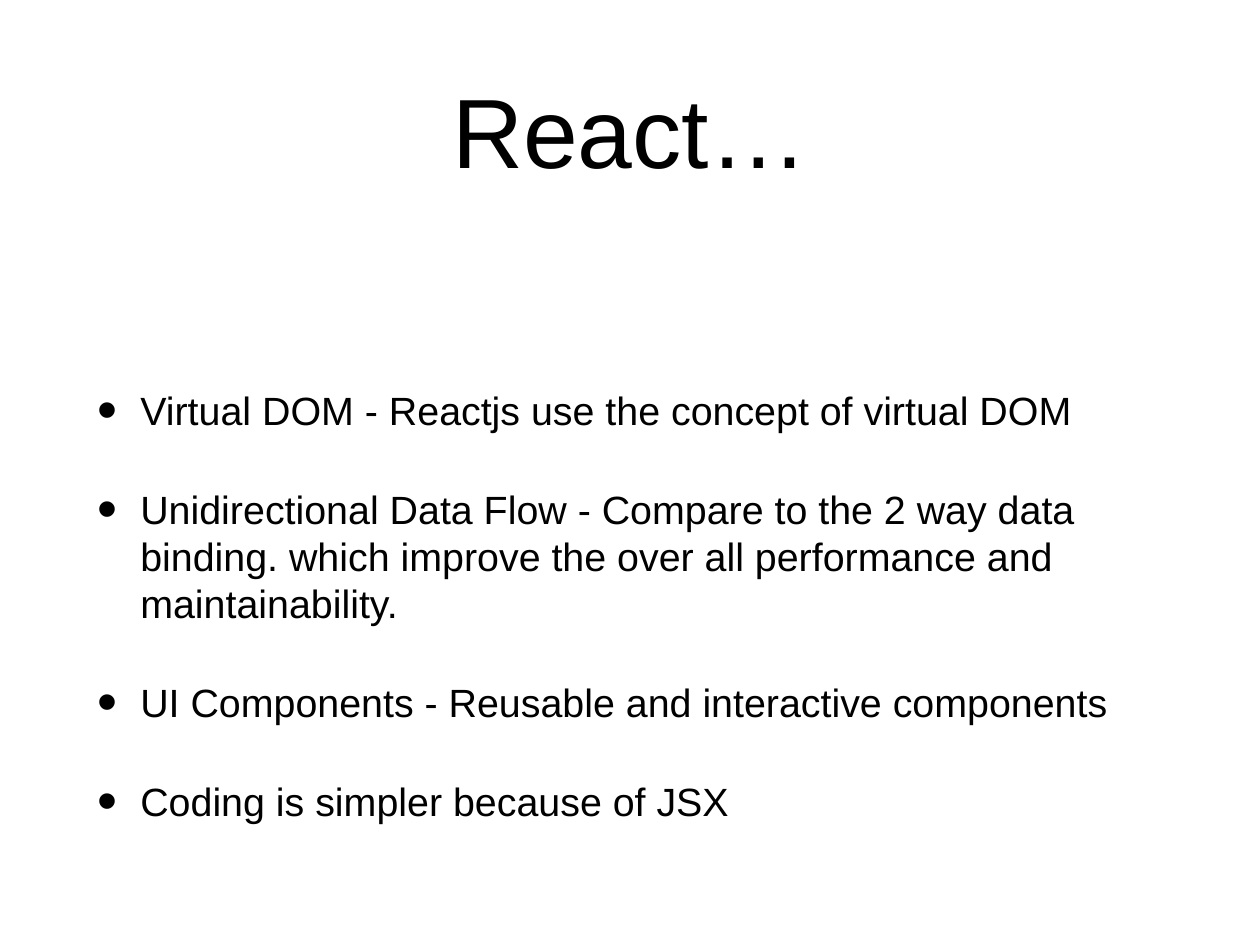
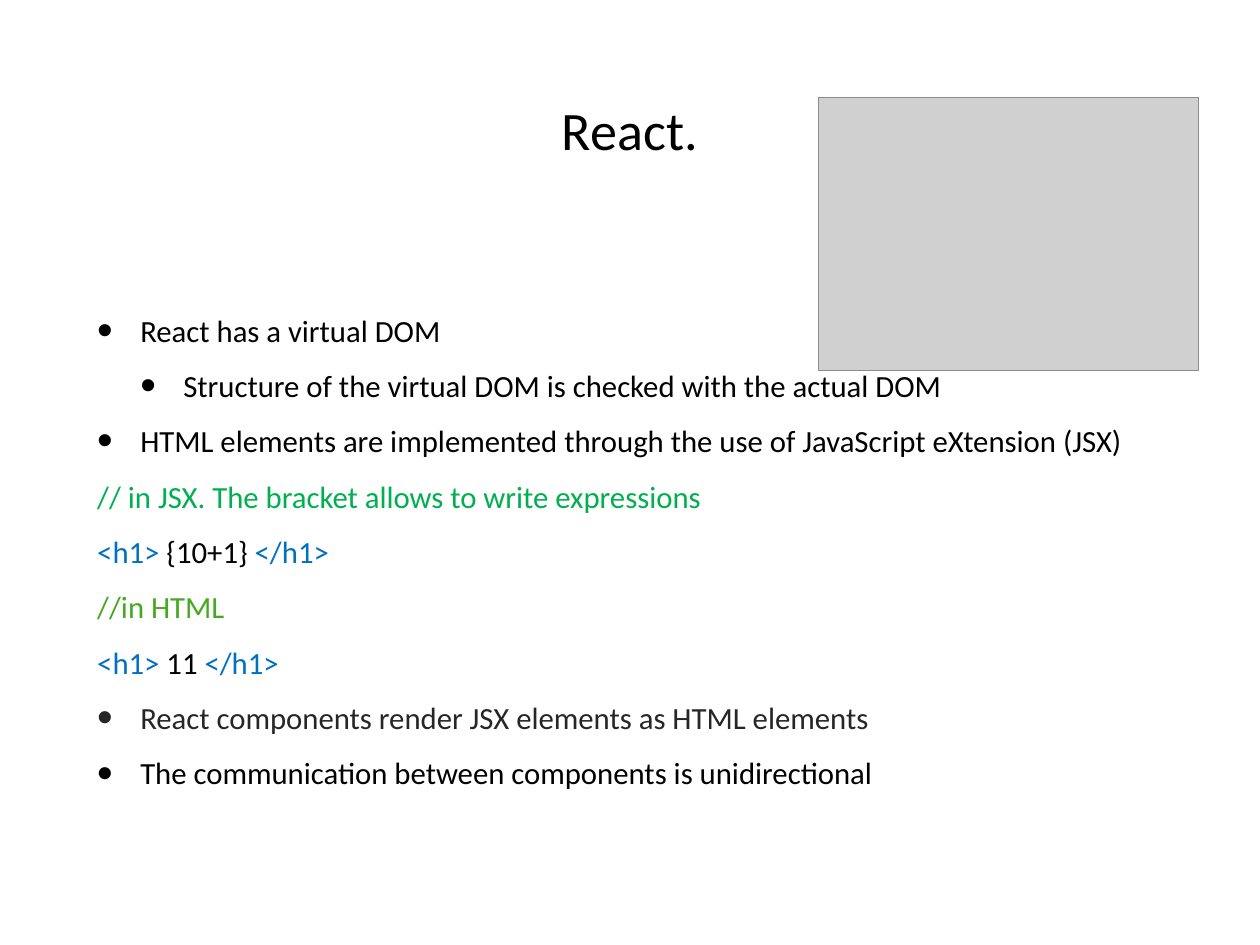
Before and after one commit to hogeschool/Development-5, a slide deck: slide 18 of Lectures/Lecture6/Lesson6.pptx (slide 8 before the commit). Drawn at 1260x945 pixels with LibreOffice and Linux fonts; fonts in the diff are those of the drawing; grey boxes stand for pictures. Boxes give left, top, right and bottom in pixels: in the first picture for what was removed or moved away, otherwise in the second. Text is boxed around its words. In the diff, an @@ line names an element or a change of style, - is before the commit and + after.

```diff
--- a/Lectures/Lecture6/Lesson6.pptx
+++ b/Lectures/Lecture6/Lesson6.pptx
@@ title at <box>562,115,698,151</box>: text changed; size 80 to 44 pt; font Arial to Calibri @@
-React…
+React.
@@ picture added at <box>819,97,1199,370</box> @@
@@ text "React has a virtual DOM" at <box>97,320,1121,789</box>: vertical alignment middle to top @@
@@ text at <box>97,320,1121,789</box>: text changed; size 32 to 25 pt; font Arial to Calibri @@
-• Virtual DOM - Reactjs use the concept of virtual DOM
-• Unidirectional Data Flow - Compare to the 2 way data binding. which improve the over all performance and maintainability.
-• UI Components - Reusable and interactive components
-• Coding is simpler because of JSX
+• React has a virtual DOM
+  • Structure of the virtual DOM is checked with the actual DOM
+• HTML elements are implemented through the use of JavaScript eXtension (JSX)
+// in JSX. The bracket allows to write expressions
+<h1> {10+1} </h1>
+//in HTML
+<h1> 11 </h1>
+• React components render JSX elements as HTML elements
+• The communication between components is unidirectional
```
Also in this commit, not shown: 8 other slides changed, 14 slides added, 5 slides removed.
